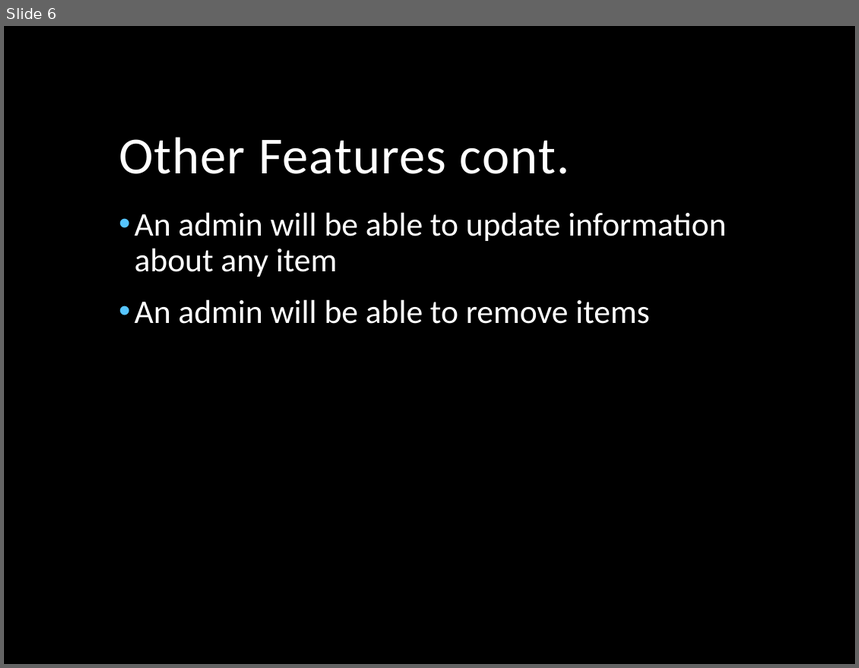
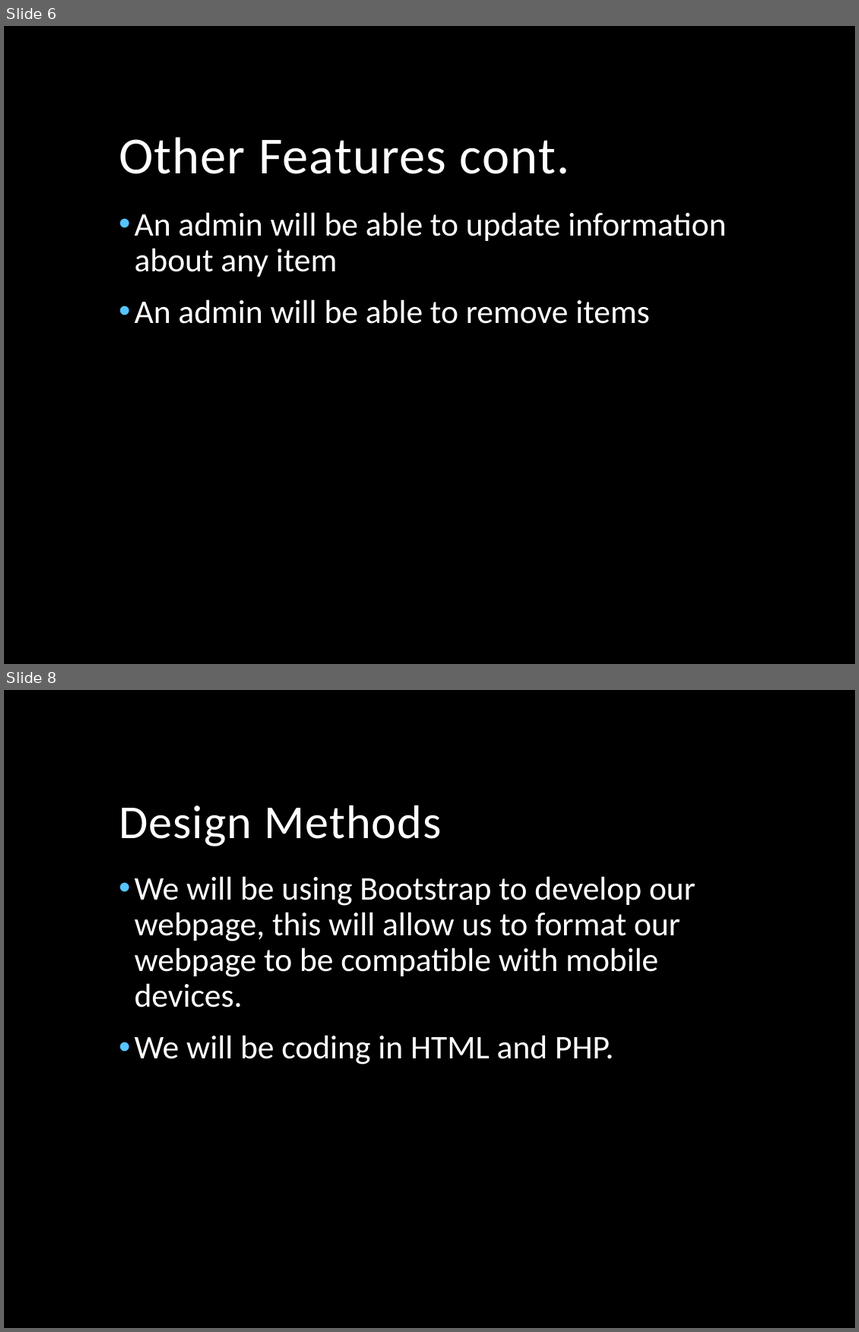
Before and after one commit to rhubrightj/CSCI480-Project-TheBrogrammers, a slide deck: Presentation.pptx. Shown one above the other, each under a label of ours: slide 6 before the commit, slides 6 and 8 after it; the slides between them are not shown. The pictures are 859x668 and 859x1332 pixels, drawn with LibreOffice and Linux fonts; fonts in the diff are those of the drawing; background and template pictures are left out. Boxes give left, top, right and bottom in pixels: in the first picture for what was removed or moved away, otherwise in the second. Text is boxed around its words. In the diff, an @@ line names an element or a change of style, - is before the commit and + after.

```diff
--- a/Presentation.pptx
+++ b/Presentation.pptx
@@ slide 8 added at [4,690,855,1328], background picture (left out) @@
@@ title added at [119,805,442,847], 40 pt, text #FFFFFF @@
+Design Methods
@@ text added at [135,876,696,1065], 28 pt, text #FFFFFF @@
+• We will be using Bootstrap to develop our webpage, this will allow us to format our webpage to be compatible with mobile devices.
+• We will be coding in HTML and PHP.
```
Also in this commit, not shown: 3 other slides added, 46 other files.
